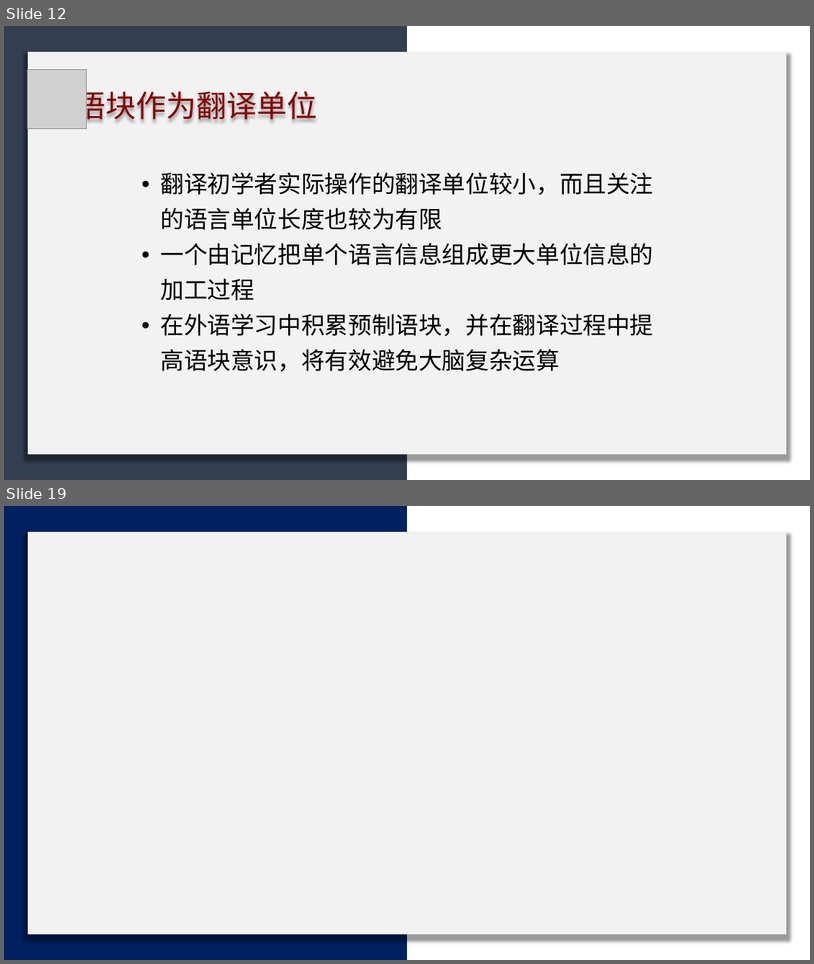
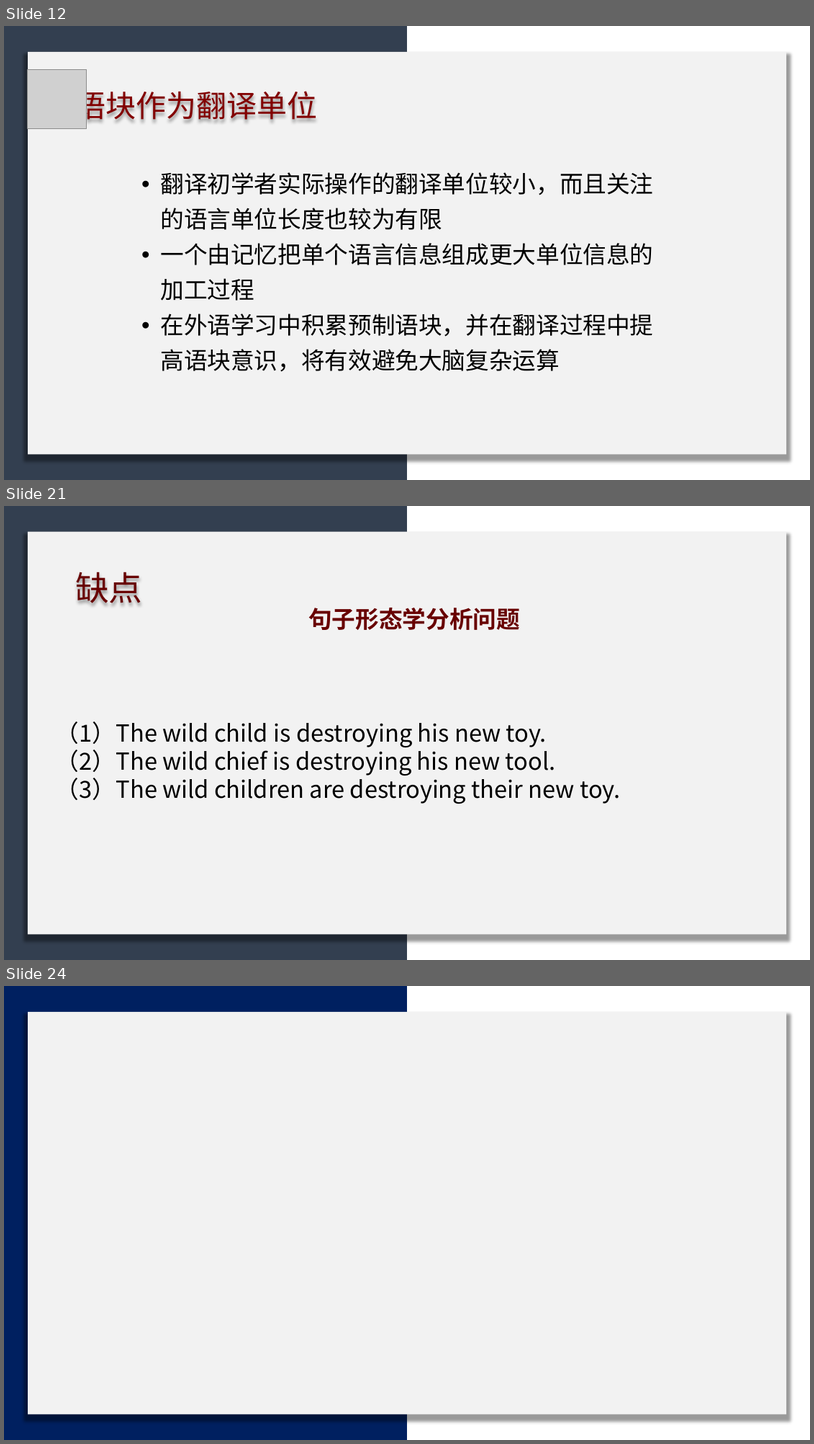
Before and after one commit to licheng0573/RosettaStone, a slide deck: 二组展示_10_24.pptx. Shown one above the other, each under a label of ours: slides 12 and 19 before the commit, slides 12, 21 and 24 after it; the slides between them are not shown. The pictures are 814x964 and 814x1444 pixels, drawn with LibreOffice and Linux fonts; fonts in the diff are those of the drawing; grey boxes stand for pictures. Boxes give left, top, right and bottom in pixels: in the first picture for what was removed or moved away, otherwise in the second. Text is boxed around its words. In the diff, an @@ line names an element or a change of style, - is before the commit and + after.

```diff
--- a/二组展示_10_24.pptx
+++ b/二组展示_10_24.pptx
@@ slide 21 added at (x1=4, y1=506, x2=810, y2=960), background #FFFFFF @@
@@ rectangle added at (x1=4, y1=506, x2=407, y2=960), fill #333F50 @@
@@ rectangle added at (x1=28, y1=531, x2=787, y2=934), fill #F2F2F2 @@
@@ text added at (x1=75, y1=572, x2=142, y2=603), 40 pt, text #680000 @@
+缺点
@@ text added at (x1=309, y1=608, x2=520, y2=630), 28 pt, text #680000, bold @@
+句子形态学分析问题
@@ text added at (x1=56, y1=721, x2=620, y2=803), 28 pt, text #000000 @@
+（1） The wild child is destroying his new toy.
+（2） The wild chief is destroying his new tool.
+（3） The wild children are destroying their new toy.
@@ what was slide 19 is now slide 24 @@
```
Also in this commit, not shown: 6 slides changed, 5 other slides added, 1 slide removed, 1 other file.
